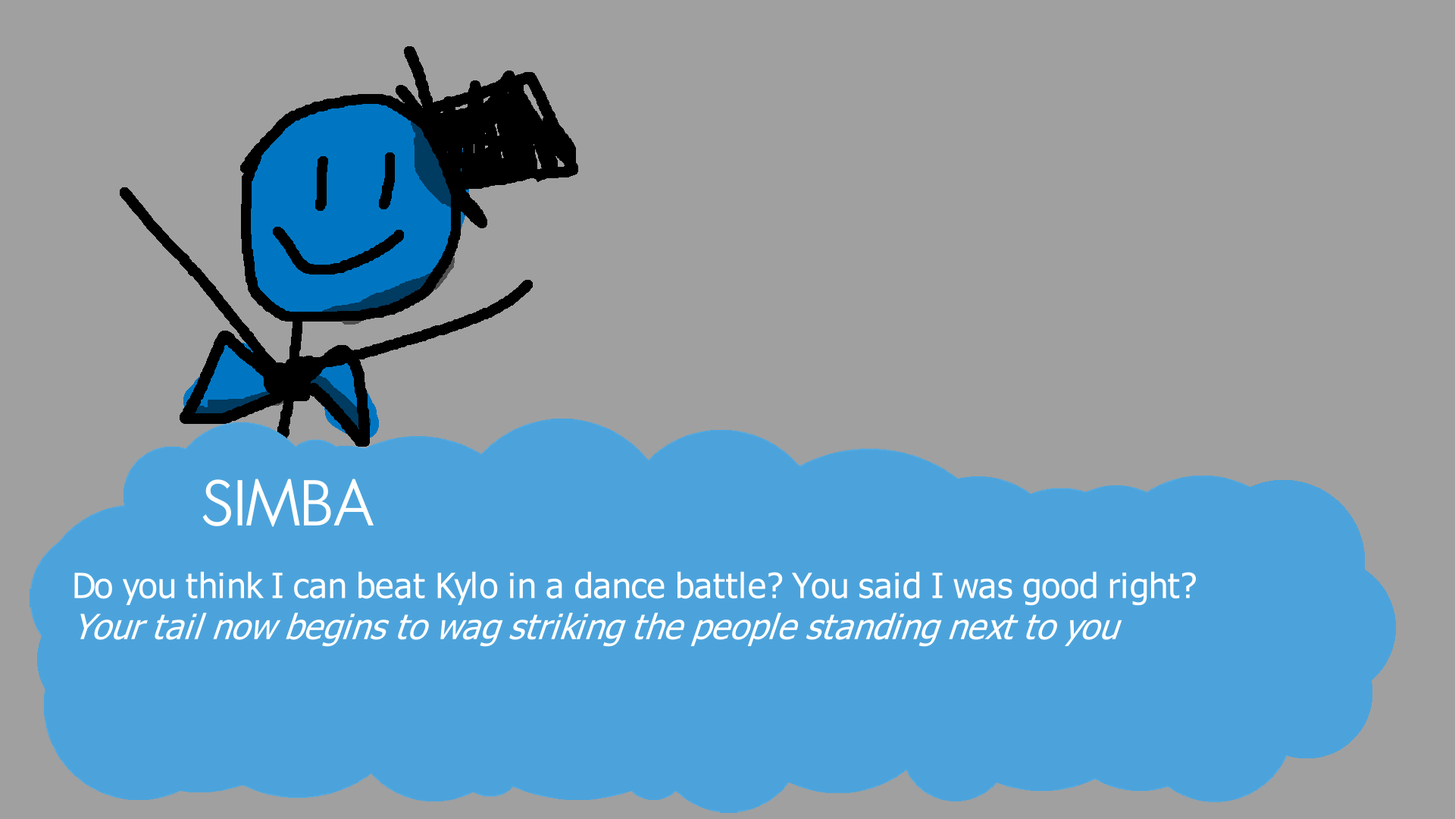
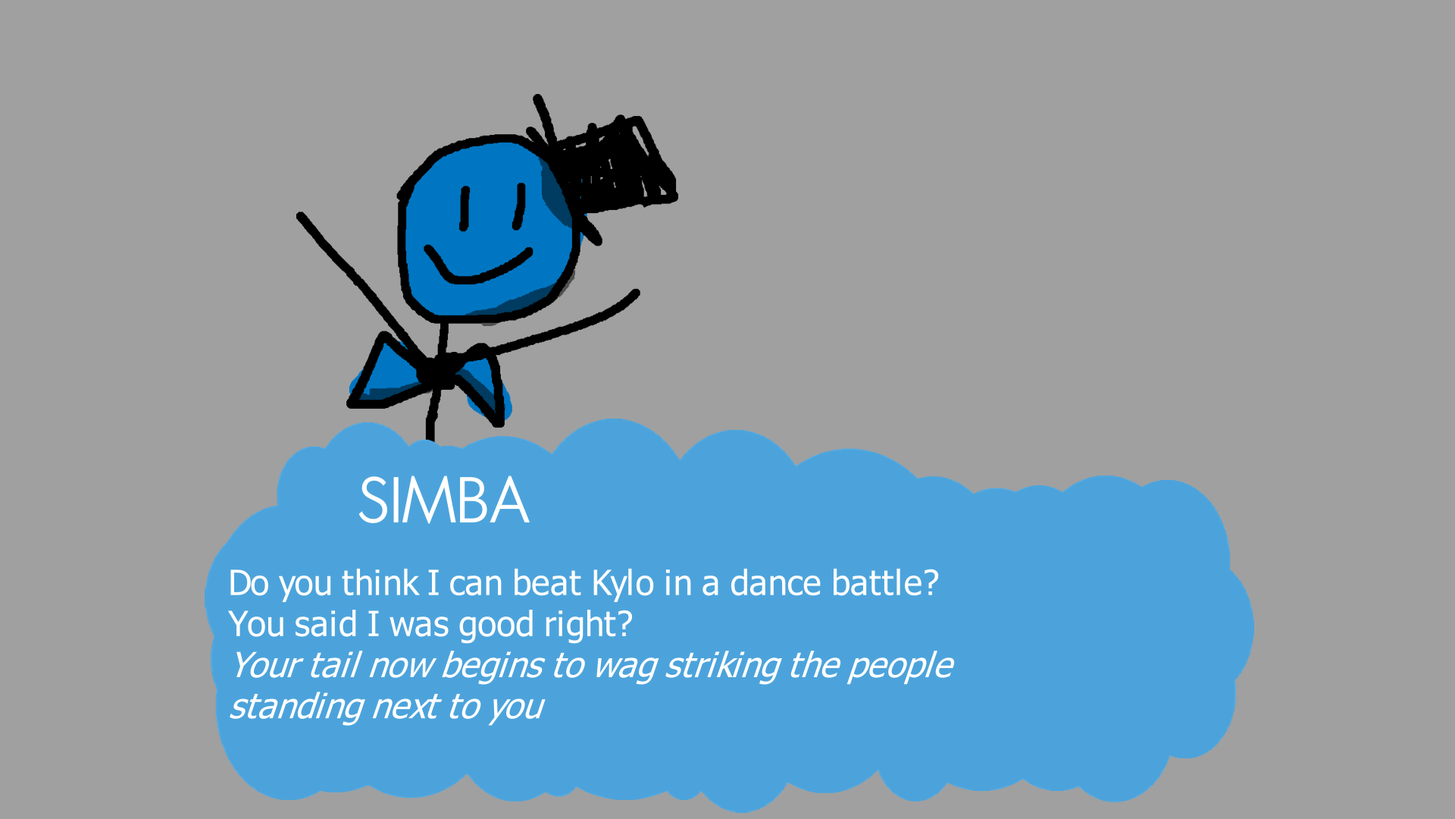
Layers edited between the first and the second w=1455, h=819 image:
removed layer "Paint Layer 1" over left=29, top=339, right=1397, bottom=813
added group "Group 3" with 2 layers above "Group 2" over left=204, top=391, right=1272, bottom=813
added layer "Bubble" in group "Group 3" over left=204, top=391, right=1272, bottom=813
painted on "Shadow" over left=119, top=48, right=631, bottom=486
painted on "Lines" over left=65, top=46, right=680, bottom=534
painted on "Color" over left=119, top=48, right=631, bottom=486
painted on "Background" (1st of 2) over left=29, top=46, right=1397, bottom=813
